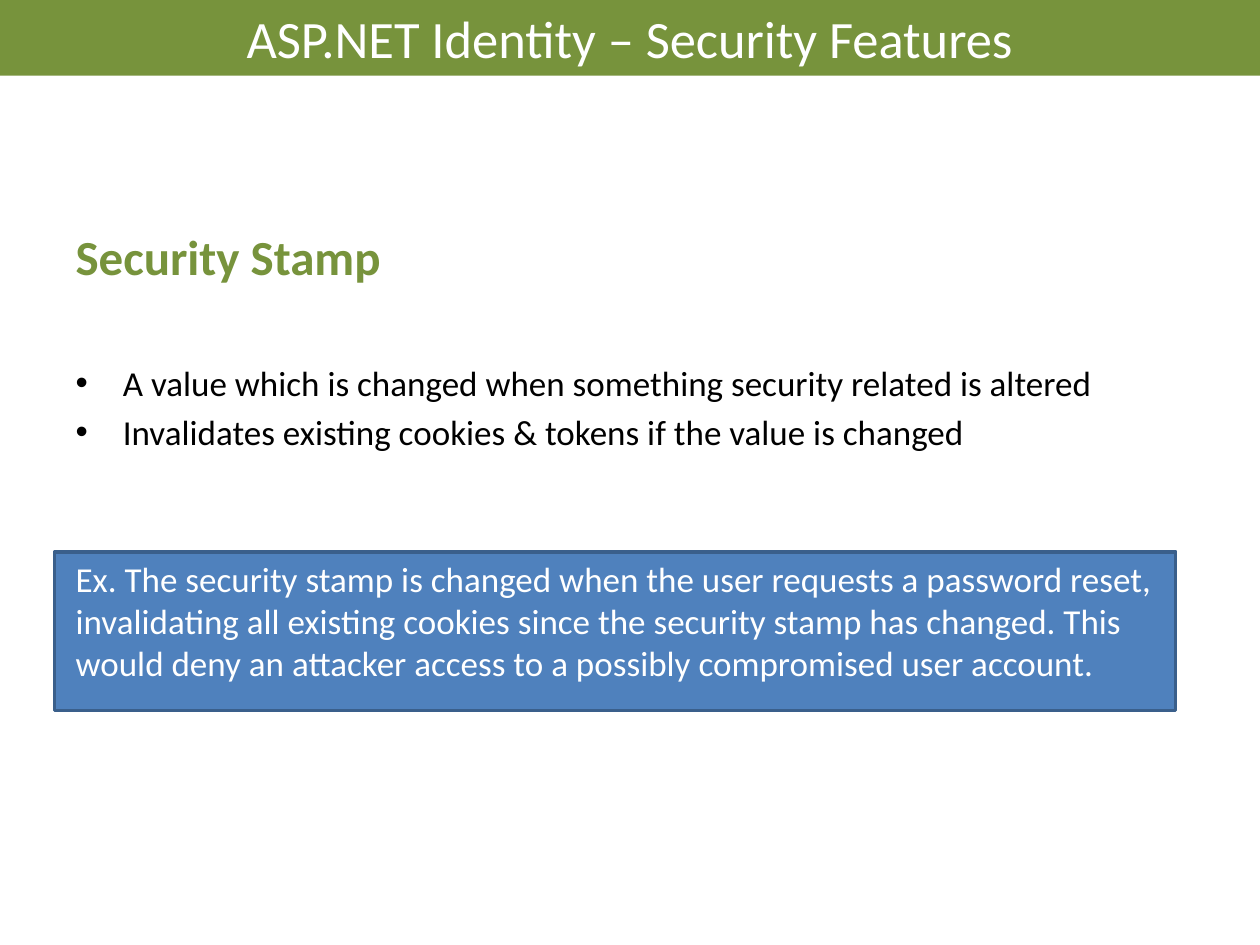
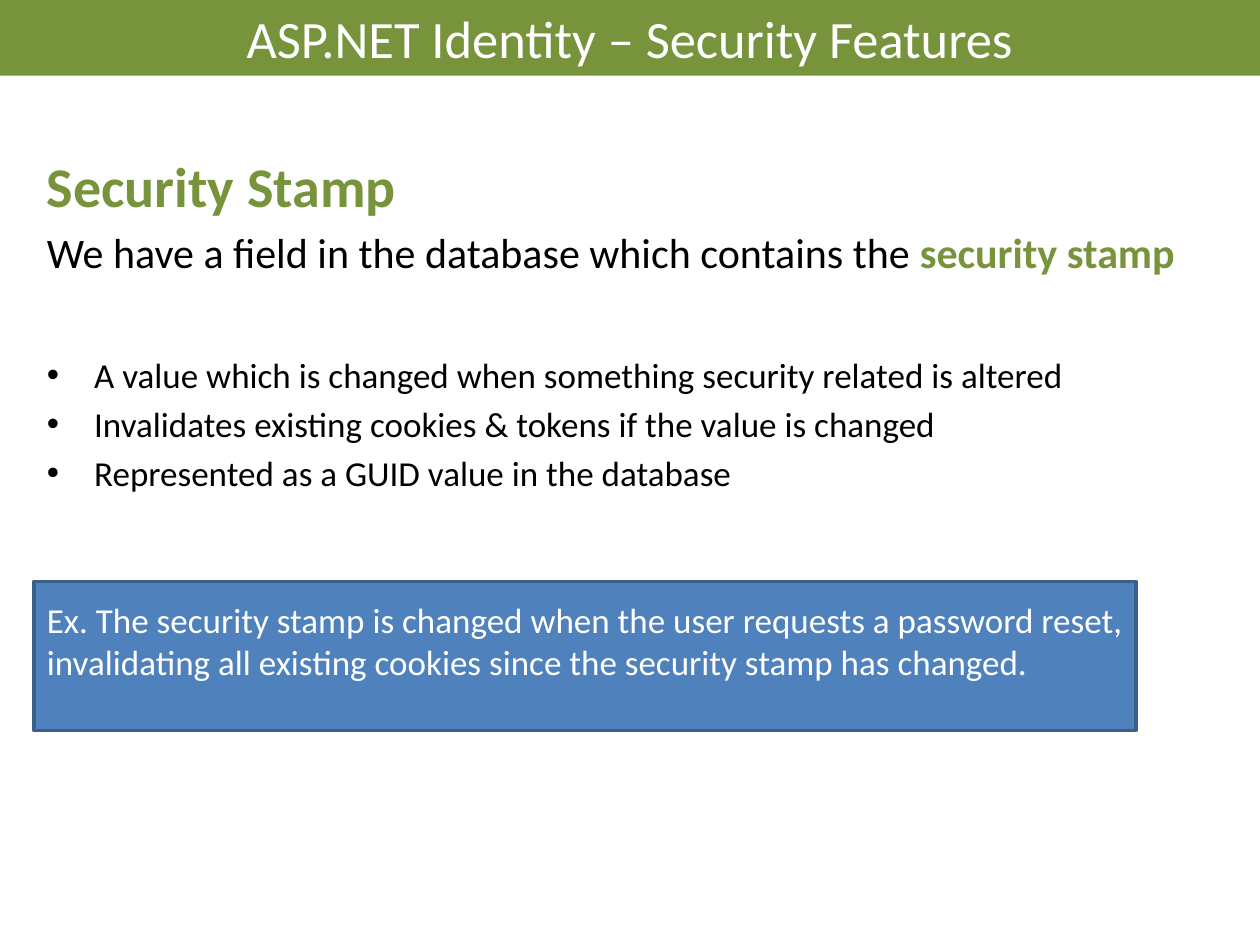
Before and after one commit to AndreasElffors/ProjectIdentity, a slide deck: slide 10 of Documents/Slides/Identity-SecurityFeatures.pptx. Drawn at 1260x945 pixels with LibreOffice and Linux fonts; fonts in the diff are those of the drawing; background and template pictures are left out. Boxes give left, top, right and bottom in pixels: in the first picture for what was removed or moved away, otherwise in the second. Text is boxed around its words. In the diff, an @@ line names an element or a change of style, - is before the commit and + after.

```diff
--- a/Documents/Slides/Identity-SecurityFeatures.pptx
+++ b/Documents/Slides/Identity-SecurityFeatures.pptx
@@ text "Security Stamp": place and size @@
-text "Security Stamp" at box(76, 240, 1151, 682)
+text "Security Stamp" at box(47, 167, 1175, 681)
@@ text at box(47, 167, 396, 216): size 28 to 32 pt in "Security Stamp" @@
@@ text at box(47, 238, 1175, 275): paragraph added @@
+We have a field in the database which contains the security stamp
@@ text at box(47, 461, 1122, 681): text changed @@
-Ex. The security stamp is changed when the user requests a password reset, invalidating all existing cookies since the security stamp has changed. This would deny an attacker access to a possibly compromised user account.
+• Represented as a GUID value in the database
+Ex. The security stamp is changed when the user requests a password reset, invalidating all existing cookies since the security stamp has changed.
@@ rectangle: place and size @@
-rectangle at box(54, 552, 1176, 711)
+rectangle at box(34, 582, 1135, 731)
```
Also in this commit, not shown: 8 other slides changed, 5 other files.
